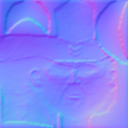
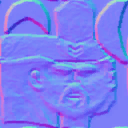
Layers edited between the first and the second 128 x 128 image:
renamed "Layer 1" to "Layer 2", painted on it over [0, 0, 128, 128]
removed layer "Background" over [0, 0, 128, 128]
